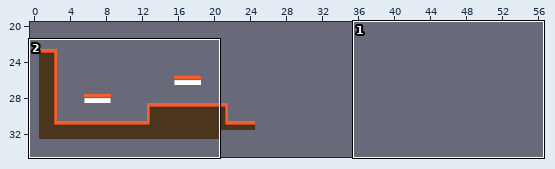
A LDtk project gets an edit: sprites/mapsLDtk/Level1.ldtk. The picture above shows the old version from afar; the outline marks the close-up.
Close-up. The starting point:
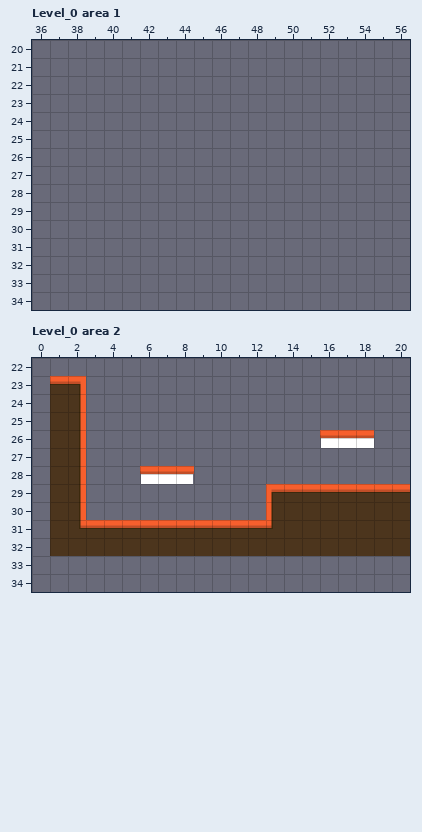
Cells are 32x32 px. Shown: Level_0 area 1 x 36..56, y 20..34; Level_0 area 2 x 0..20, y 22..34. The commit also changed other parts of the map, which this record leaves out. The old version is drawn lined up with the new one.
The result:
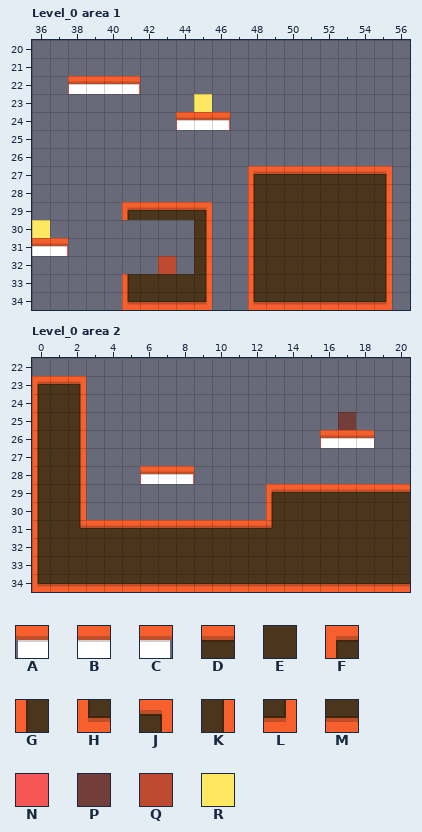
Key: from "Cocina": A 0, B 2, C 4, D 8, E 9, F 12, G 13, H 14, J 15, K 16, L 17, M 18; from "Colliders": N 1 "collider", P 2 "weapon", Q 4 "controllers_explination", R 5 "money".
_ is an empty cell, . an unchanged one.
Tiles of an added or newly shown layer are drawn over the layers below it.
What changed:
Level_0: map size 53x32 -> 56x34 cells (old content now starts at 1,0; both pictures use the new coordinates)
--- layer "Colliders" (now shown), Level_0 area 1
@@ x 38..46 @@
-22 _.._.....
-23 ......._.
-24 ......_._
+22 N..N.....
+23 .......R.
+24 ......N.N
@@ x 36..43 @@
-30 _.......
-31 ._......
-32 ......._
+30 R.......
+31 .N......
+32 .......Q
--- layer "Level1", Level_0 area 1
@@ x 38..41 @@
-22 ____
+22 ABBC
@@ x 44..46 @@
-24 ___
+24 ABC
@@ x 36..55 @@
-27 ............________
-28 ............________
-29 ....._____..________
-30 ........._..________
-31 __......._..________
-32 ........._..________
-33 ....._____..________
-34 ....._____..________
+27 ............FDDDDDDJ
+28 ............GEEEEEEK
+29 .....FDDDJ..GEEEEEEK
+30 .........K..GEEEEEEK
+31 BC.......K..GEEEEEEK
+32 .........K..GEEEEEEK
+33 .....GEEEK..GEEEEEEK
+34 .....HMMML..HMMMMMML
--- layer "Colliders" (now shown), Level_0 area 2
@@ x 16..17 @@
-25 ._
-26 _.
+25 .P
+26 N.
@@ x 6..8 @@
-28 _._
+28 N.N
--- layer "Level1", Level_0 area 2
@@ x 0..20 @@
-23 _....................
-24 _....................
-25 _....................
-26 _....................
-27 _....................
-28 _....................
-29 _....................
-30 _....................
-31 _....................
-32 _....................
-33 _____________________
-34 _____________________
+23 F....................
+24 G....................
+25 G....................
+26 G....................
+27 G....................
+28 G....................
+29 G....................
+30 G....................
+31 G....................
+32 G....................
+33 GEEEEEEEEEEEEEEEEEEEE
+34 HMMMMMMMMMMMMMMMMMMMM
